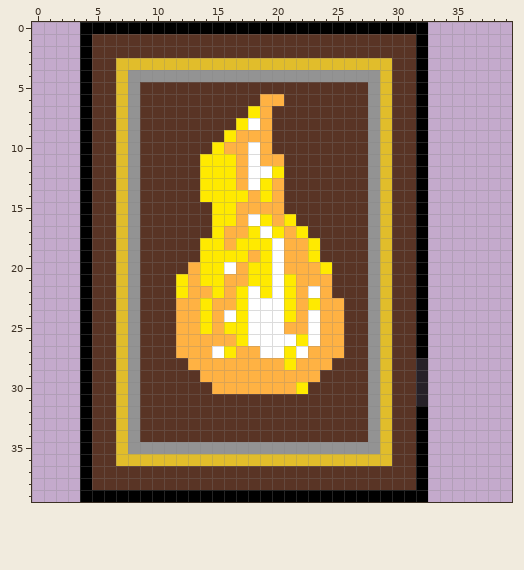
Pixel-art sprite: graphics/items/firebook.png. This is how it looked before the edit.
The file is 40x40 pixels. Pixels under 10% opacity are left out.
The same view after the edit:
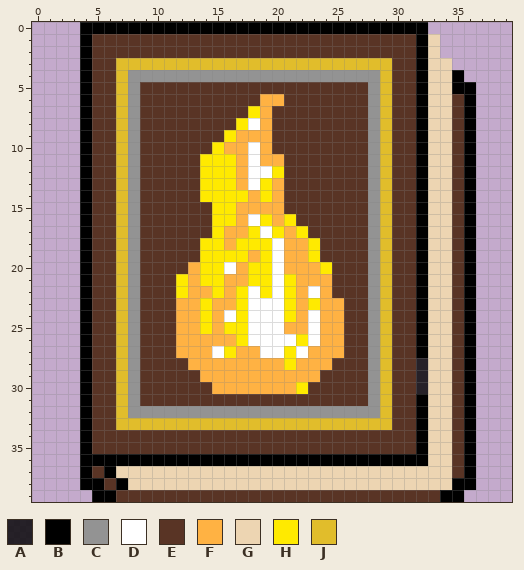
Palette (. is transparent): A #000000cd  B #000000  C #939393  D #ffffff  E #593425  F #ffb243  G #edd5b2  H #ffea00  J #e1bd2b
Commit message: Firebook like a book
Edits made:
y 1..2: x 33 . -> G
y 3: x 33..34 .. -> GG
y 4: x 33..35 ... -> GGB
y 5: x 33..36 .... -> GGBB
y 6..30: x 33..36 .... -> GGEB
y 31: x 32..36 A.... -> BGGEB
y 32: x 9..27 EEEEEEEEEEEEEEEEEEE -> CCCCCCCCCCCCCCCCCCC; x 33..36 .... -> GGEB
y 33: x 8..28 CEEEEEEEEEEEEEEEEEEEC -> JJJJJJJJJJJJJJJJJJJJJ; x 33..36 .... -> GGEB
y 34: x 7..8 JC -> EE; x 28..29 CJ -> EE; x 33..36 .... -> GGEB
y 35: x 7..29 JCCCCCCCCCCCCCCCCCCCCCJ -> EEEEEEEEEEEEEEEEEEEEEEE; x 33..36 .... -> GGEB
y 36: x 5..31 EEJJJJJJJJJJJJJJJJJJJJJJJEE -> BBBBBBBBBBBBBBBBBBBBBBBBBBB; x 33..36 .... -> GGEB
y 37: x 6..36 EEEEEEEEEEEEEEEEEEEEEEEEEEB.... -> BGGGGGGGGGGGGGGGGGGGGGGGGGGGGEB
y 38: x 5 E -> B; x 7..36 EEEEEEEEEEEEEEEEEEEEEEEEEB.... -> BGGGGGGGGGGGGGGGGGGGGGGGGGGGBB
y 39: x 4 B -> .; x 7..35 BBBBBBBBBBBBBBBBBBBBBBBBBB... -> EEEEEEEEEEEEEEEEEEEEEEEEEEEBB
Pixel boxes of the changes (left, top, right, bottom) in both pictures:
changed: (80, 34, 476, 502)
